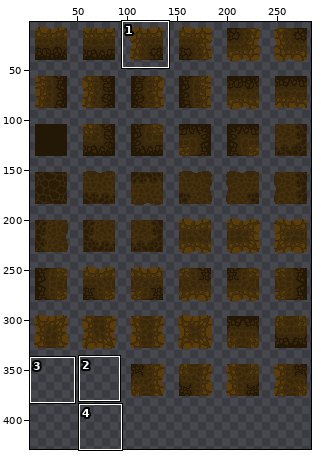
A pixel-art file gets an edit: assets/sprites/environment/dirt-tiles.aseprite. The first picture is a wide view before the edit; the outline marks the close-up.
Close-up. Before:
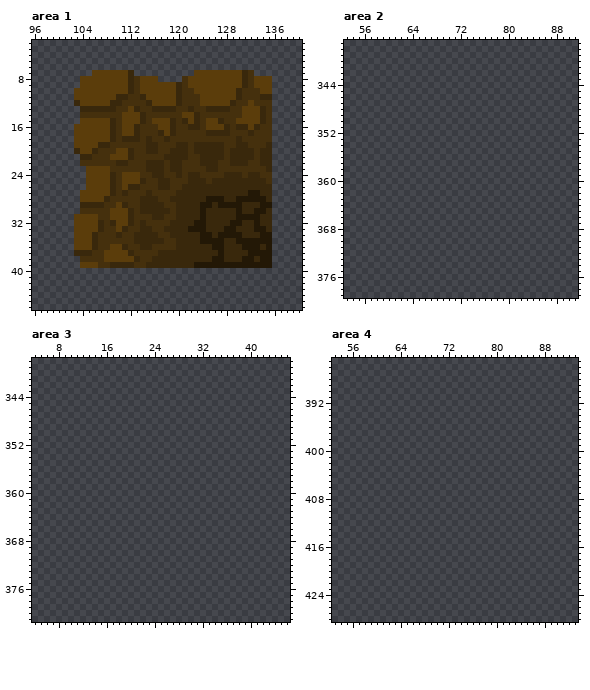
320x640 pixels, 1 frame. Colours within 5 levels of each other are drawn and written as one. Shown: area 1: x 96..140, y 2..46; area 2: x 53..91, y 337..379; area 3: x 4..46, y 338..381; area 4: x 53..93, y 385..428. The wide view leaves out empty margins. The commit also changed other parts of the picture, which this record leaves out.
The result:
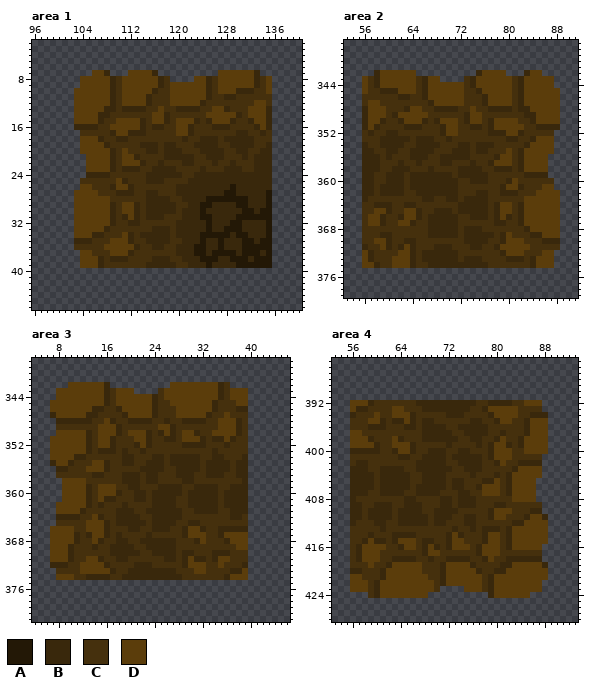
Palette (. is transparent): A #231806  B #39280c  C #45300d  D #5b3d0b
Change:
Changed rows in their new state; - is an unchanged pixel.
Area 1, layers "dirt_corner_top_left", "dirt_corner_top_right":
first column x 103:
 7 -----B...DDDDB------....----DDB--
 8 ------BC-DD---BC--..--BC----DDBC-
 9 ------BC-DD---BC-DD---BC----DDBC-
10 ------BC-DD--BCC-DDD--BC----BB-C-
11 ------BCDDDDBCCC-DDDD-BCCBBC---CC
12 D------CDDDD-CCC-DDDDBCCCCC--CDD-
13 DDDDD---BB-B-CDCCBB-B-CDD---C--DB
14 DDDDBB--CCCC-DDB--CCC-DDDDDBC--DB
15 D---BCCD-------BCDD---B-DDBCCB-DB
16 BBBBCCDD--DB-BBCCDD-C-CBB--CCC-DB
17 .CCCCC-D-B-B--CCCDDB--CCCC-BBC-B-
18 .---BCCB-CC-C--C--B--BBB-BB-BB---
19 .---D------B---BBCC-----C-B--B---
20 .--DDDBC-C-----B--C-C-----C--C---
21 -.DDDDBC-DB--------B-C----CC-CB--
22 -.DDDDBCDDDBCC--CCBB-CC----CC-B--
23 ------B-BBB-C--B-C---BCC-BBB--BB-
24 --BBBBC-CCC-B--BB--C-BBBB---B--BB
25 -CCCCCCDBCCCBB-C------B---------B
26 -D-CCC-D--C---CC-B--------A------
27 D---CCCB-B---B-----------AA--BB-A
28 D----D-----C--BBCC-------AA--BBBA
29 DDDDDDBCDDBC---BBCC-----BBB-A--B-
30 DDDDDDBC-DBC----BC---------BAAB-A
31 ----DDBCBDB-B----C----A--------AA
32 ----DD-CC-BC----C---BBA-------B-A
33 ----DB-CC--CCBB-C--BBBA----A--BBA
34 ----B--CDBC---BBC------A--B-A--B-
35 BBBC--DDDBCC---B-C----BB---B--B--
36 CCCC-D--DDBCCBB-----AA-B-------A-
37 .DD--C--------CCC---AA-A-AA-A--B-
38 -DDDBCBBBCC-----CC---AA-B-AA-BA--
39 ----B-CCCC-------CC-BB-BBBB------
Area 2, layer "dirt_corner_top_left":
first column x 56:
342 --BDDDDDD----------BDDDD---BDD---
343 DCBDDDDDDCBDD----CBDDDDDDCBDDDDD-
344 DCBDDDDDDCBDDDDDDCBDDDDDDCBDDDDD-
345 DCCBBBDDDCBDDDDDDCCBDDDDDCBDDDDDD
346 CCCCCCBBCCBDDDDDDCCCBDDDDCBDDDDDD
347 CDDCCCCCCCCBDDDDDCCCBDDDDCBDDDDDD
348 BDDDCCCBDDCCBBBBCCDCCBBBBCBBDDDDD
349 BDDDCBDDDDDCCCCCCBDDCCCCCCCBBDDDD
350 BDDBCCBDDDBCBDDDCBDDCBDDDDCCBDDDD
351 BDBCCCCBBBCCCBDDCCBBCBDDDDDCCBBBB
352 CBCCBBCCCCCCCBDDCCCCCBBBDDBCCCCC-
353 CCCBBBBBCBBBCCBCCCCCCCCCBBCCBDDD-
354 BCCBBBBCCBBBBCCCBBCBBBCCCCCBDDDD-
355 BBCCBBCCBBBBCCCBBBCBBCCCDCBDDDDD-
356 BBBCBCCCBBBCCBBBBBCCCCBDDCBDDDD--
357 BBBCCCBCCBCCCBBCCCBCCBDDDCBDDDD--
358 BBBCCBBBCCCBCCCCBBBBCCBBBCBDDDD--
359 BBCCBBBCBBBBBBBCBBBBBCCCCCCBBBB--
360 BBCCBBBCBBBBBBBBCCBBBCCCBDCCCCCC-
361 BBCBBBBCBBBBBBBBCCCCCCCBDDBCCCDD-
362 BBCBBBBCCBBBBBBBCCCBBCCBBBCCCDDDD
363 BCCCCCCCCCBBCCBBCBBBBCCCCCCDDDDDD
364 CCBBBCCBBCCCCCCCBBBBBCBDDCBDDDDDD
365 CCDDBCCDDBCCBBBCBBBBBCBDDCBDDDDDD
366 CDDBCCBDDBCBBBBBCCBBBCBDBCBDDDDDD
367 CDDBCCDDBCCBBBBBCCCCCCBBCCBDDDDDD
368 CCCCCCCCCCCBBBBBCBBBCCCCCCCBDDDDD
369 CCCBBCCCCCCBBBBBCBBBBBCBDCCCBBDDD
370 CCDDBCCBBCCCCCCCCBBBBCCBDDDCCCBBB
371 BCCDBCBDBCCCBBBCCCBBCCBDDDDDCCCCC
372 DBCCCCDDBCBBBBBBCCCCCCCBDDDCCCDD-
373 DBCCCDDDBCBBBBBBCBBBCCCCBBBCBDDD-
374 DDBCCDDDBCCBBBBBBBBBBCCCCCCCBDDD-
Area 3, layer "dirt_corner_top_left":
first column x 7:
342 ---DDDDDDB----------DDDDDDDDBC---
343 -DDDDDDDDBCDDD----CDDDDDDDDDBCDDD
344 -DDDDDDDDBCDDDDDDBCDDDDDDDDDBCDDD
345 DDDDDDDDDBCDDDDDDBCCDDDDDDDBCCCDD
346 DDDDDDDBBCCBDDDDDBCCCDDDDDDBCCCBB
347 BDDDDDBBCCCCBDDDDBCCCDDDDDBCCDCCC
348 -BBBBBBCCDBCCBBBBCCBCCBBBBCCDDDBC
349 -CCCCCCCDDDBCCCCCCDDBCCCCCCCDDDBC
350 -DDDDDBCDDDBCDDDBCBDBCDDBCCDDDDBC
351 DDDDDDBCDDBCCCDDBCCBBCDDDBCBBDBCC
352 DDDDDDBCDDBCCCBDBCCCCCBBBBCCCBCCC
353 DDDDDDBCBBBCBCCBCCCCCCCCCCCBCCCCC
354 DDDDBBCCCCCCBBCCCBBCBBBBBCCBBCCCB
355 BDDBCCCDDBCCBBCCBBBCBBBBBCBBBBCBB
356 -BBCCCDDDBCCCCCBBBBCCBBBBCBBBBCBB
357 -CCCCCCBBCCCBBBCBBCCCBBBCCBBBCCBB
358 --DDDDCCCCCCBBBCBBCCCCBBCCCCCCCCB
359 --DDDDBCDDDCCBBCCCBBBBCCBBBBCCBBB
360 --DDDDBCDDDBCCBBCBBBBBCBBBBBCBBBB
361 --DDDDBCDBBCCCBBCBBBBCCBBBBBCBBBB
362 -DDDDDBCBCCCBCCCCBBBBCCBBBBBCBBBB
363 -DDDDBCCCCCBBBCCBBBBBBCCBBBBCCBBB
364 -BBBBCCDBCCBBBBCCBBBBBCCCCCCCCBBC
365 -CCCCCDDDBCBBBBBCBBBBCCBBCCCCCCCC
366 DDDDCCDDDBCCCBBCCBBBCCBDDBCCBBBBB
367 DDDDBCBDDBCBCCCCBCCCCCBDDDCCBDDDD
368 DDDDBCCDBCCBBCCBBBBBBCCCBDCCCBDDD
369 DDDBCCCBCCBBBBCCBBBBBCCCCCCCCCCDD
370 DDDBCCCCCCBBBBBCCBBBBCBBCCCBBBCCC
371 DDDBCCDDBCCBBCCCCCCBBCBDBBCBDDCCC
372 BBBCCDDDDBCCCCBBBCCCCCBDDDCCDCCCB
373 -CCCCDDDDDBCCBBBBBBBBCCCDDCCCCBBD
374 -DDDCCBBBBCCBBBBBBBBBBCCCCCCCBDDD
Area 4, layer "dirt_corner_top_left":
first column x 56:
392 DDDBCCCCCCCBBBBBBBBBBCCBBBBCCDDD-
393 DBBCCCCDDCCCBBBBBBBBCCBDDDDDCCCC-
394 BCCCDCCDDDBCCCCCBBBCCCCBDDDDCCBBB
395 CCCDDBCBBDBCBBCCCCCCBBCCBDDCCBDDD
396 CCCBBBCCCBBCBBBBCCBBBBBCCCCCCBDDD
397 DDCCCCCCCCCCBBBBBCCBBBBCCBCCCBDDD
398 DDDBCCCDBCCCBBBBBBCCBBCCBDCCBDDDD
399 DDDDBCCDDDBCCCCCBCCCCBCBDDBCBDDDD
400 BBBBBCCBDDBCCBBBCCBBCCCBDDDCCDDDD
401 CCCCCCCCBBCCBBBBCBBBBBCBDDDCCCCC-
402 CBBCCCCCCCCBBBBBCCBBBBCCBDCCBBBB-
403 BBBCCBBBBCCBBBBBBCCBBBCCCCCBDDDD-
404 BBBBCBBBBBCCBBBBCCCCBCCCBCBDDDDD-
405 BBBBCBBBBBCCBBBBCBBCCCBBDCBDDDD--
406 BBBBCBBBBBCBBBBBCBBCCBDDDCBDDDD--
407 BBBCCBBBBCCBBBBCCCBBCCDDDCBDDDD--
408 BCCCCCCCCBBCCCCBBCBBBCCCCCCDDDD--
409 BBCCBBBCCBBBCCCBBCBBBCCCBBCCCCCC-
410 BBCBBBBCBBBBCCBBBBCCCCCBDDDCCCBB-
411 BBCBBBBCBBBBBCBBBCCBBCCBDDCCCBDDB
412 BCCCBBCCBBBBBCBBCCCBBCCCCCCBBDDDD
413 CCCCCBCCCCCCCCCCCBCCBCBBBCBDDDDDD
414 CCCBCCCBBBBCCCCCBDBCCCBDDCBDDDDDD
415 CCBDBBCBDDDCBBCCBDDCCCBDDCBDDDDDD
416 CBDDDDCCBDDCBDBCBDDDCBDDDCBDDDDD-
417 CBDDDCCCCCCCBDDCCCCCCBDDDCCCCCCC-
418 CBDDDCCBBBBCCBCCBBBBCCBDCCBBBBBB-
419 CCCDCCBDDDDDCCCBDDDDBCCCCBBDDDDDB
420 BBCCCBDDDDDDCCCBDDDDDBCCBBDDDDDDD
421 DDCCCBDDDDDDDCCBDDDDDDCBDDDDDDDDD
422 DDDCBDDDDDDDDDCBDDDDDDCBDDDDDDDD-
423 DDDCBDDDDDDDDDC----DDDCBDDDDDDDD-
424 ---CBDDDDDDDD----------BDDDDDD---
